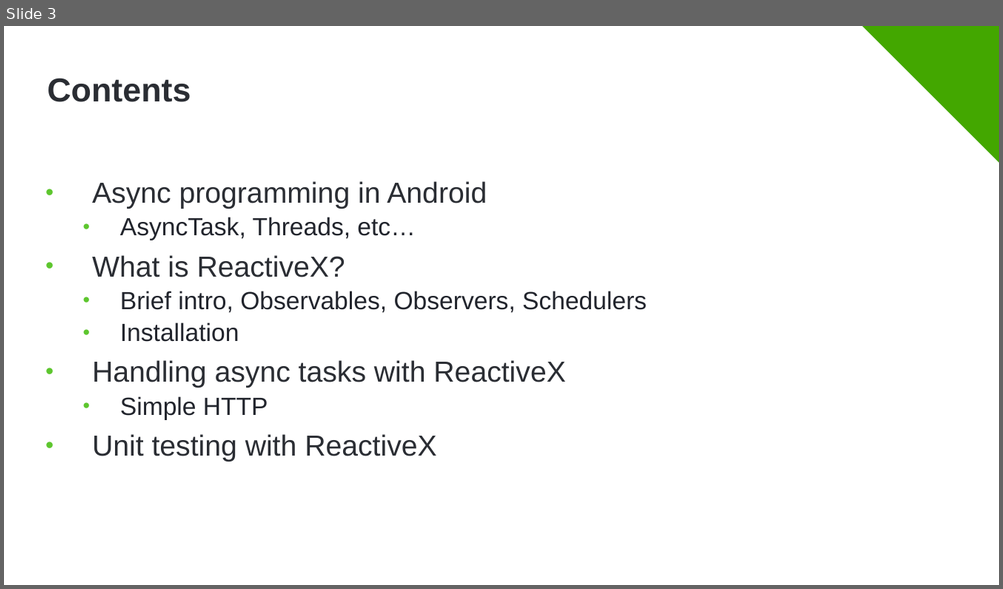
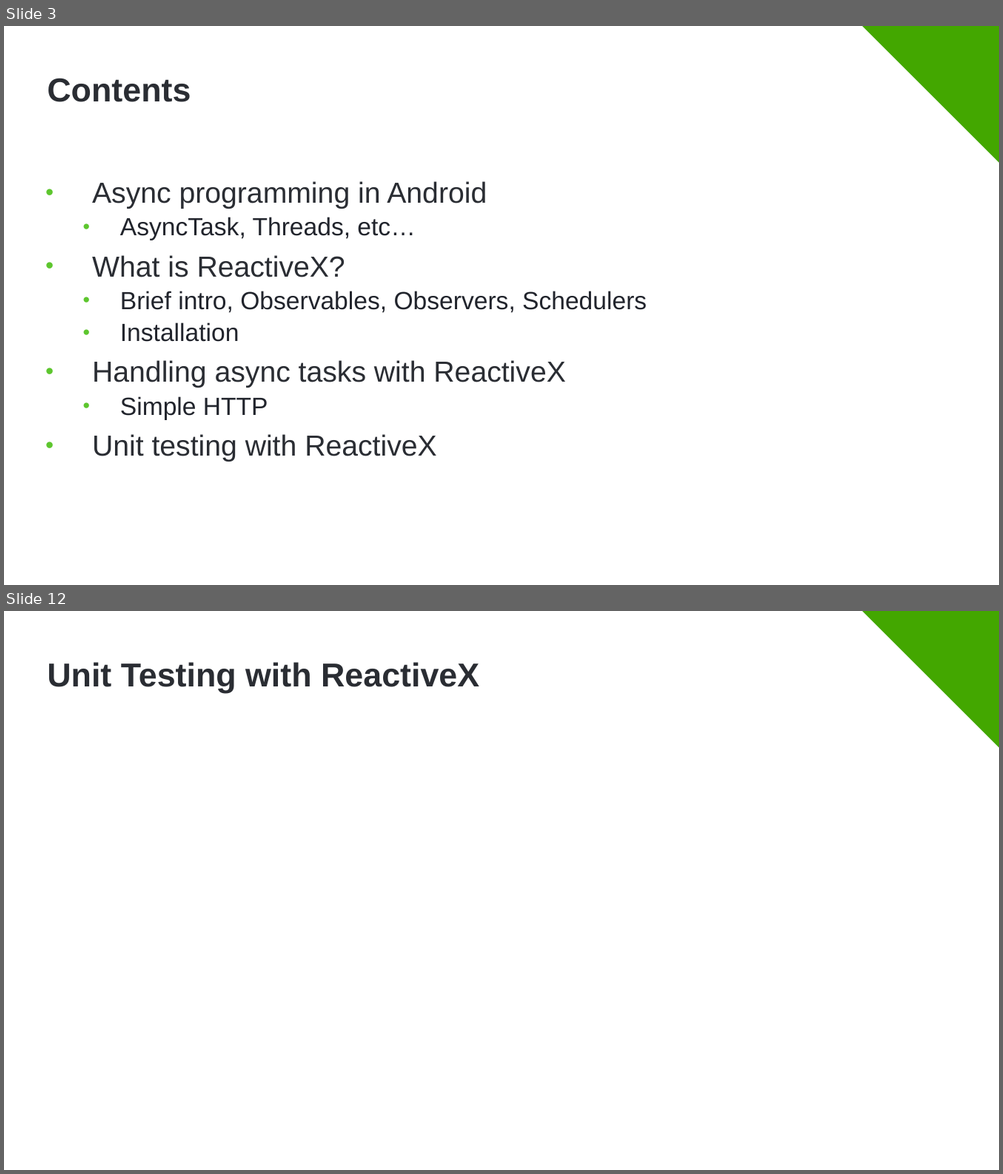
Before and after one commit to Minkov/async-operations-rxandroid, a slide deck: Async Programming in Android with ReactiveX.pptx. Shown one above the other, each under a label of ours: slide 3 before the commit, slides 3 and 12 after it; the slides between them are not shown. The pictures are 1003x589 and 1003x1174 pixels, drawn with LibreOffice and Linux fonts; fonts in the diff are those of the drawing; background and template pictures are left out. Boxes give left, top, right and bottom in pixels: in the first picture for what was removed or moved away, otherwise in the second. Text is boxed around its words. In the diff, an @@ line names an element or a change of style, - is before the commit and + after.

```diff
--- a/Async Programming in Android with ReactiveX.pptx
+++ b/Async Programming in Android with ReactiveX.pptx
@@ slide 12 added at (4,611,999,1170), background #FFFFFF; not listed: 2 template elements that a slide beside it also shows @@
@@ title added at (47,662,479,693), 32 pt, text #2A2D33, bold @@
+Unit Testing with ReactiveX
```
Also in this commit, not shown: 2 slides changed, 8 other slides added.
